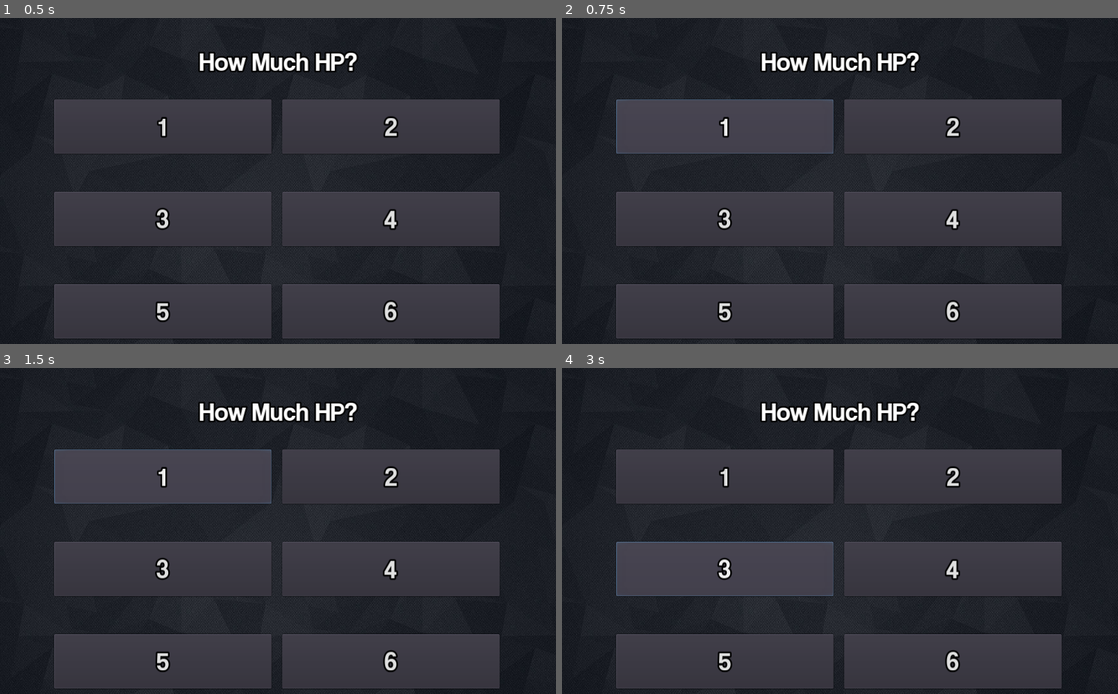
Above: before the commit, frames 1-4 (two rows, left to right).
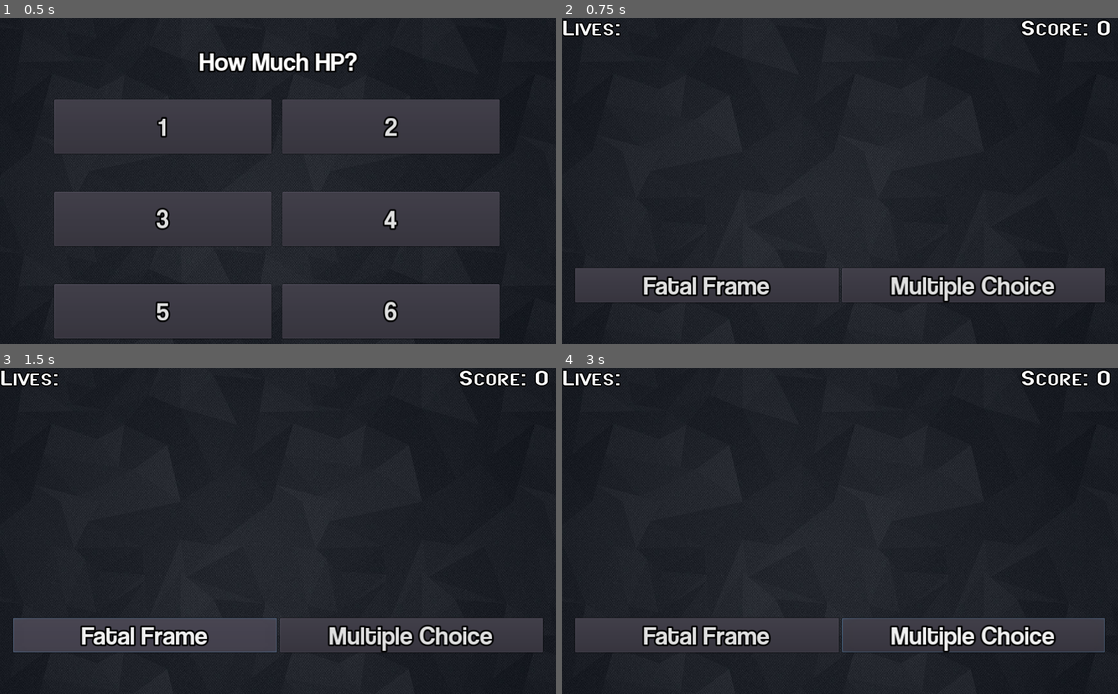
Above: after the commit, the same moments.

Repository: heavy-assault-kittens/fiesta
Game: Godot game, scene res://hp_screen.tscn
The game is run twice, just before and just after one commit, with the same random seed, the same clock (stepped at 60 frames per second) and the same inputs.
Inputs (mouse positions are in pixels of both pictures, inside the frame that each line leads up to):
- Up to frame 1 (0.5 s): no input
- Up to frame 2 (0.75 s): click "1" at 0.5 s
- Up to frame 3 (1.5 s): click "1" (after the commit: "Fatal Frame") at 1.25 s
- Up to frame 4 (3 s): click "2" (after the commit: "Multiple Choice") at 2 s; click (723, 570) at 2.75 s, where only the run before the commit has a clickable "3"

Frame 1 is identical in both runs. In frame 2, 34% of the frame differs, in the area x 0-100%, y 0-100%; in frame 3, 35%; in frame 4, 35%.
Error after the commit: Invalid set index 'set_text' (on base: 'null instance') with value of type 'String'. (res://Button.gd:6)

Commit message:
Connected the hp_screen to the main_menu

Diff:
--- a/godot/Button.gd
+++ b/godot/Button.gd
@@ -1,4 +1,6 @@
 extends Button
 
+
 func _on_Button_pressed():
-	pass
+	get_tree().change_scene("res://Main_Menu.tscn")
+	get_tree().get_root().get_node("Label").set_text = ("Lives: 1")
--- /dev/null
+++ b/godot/Button2.gd
@@ -0,0 +1,4 @@
+extends Button
+
+func _on_Button2_pressed():
+	get_tree().change_scene("res://Main_Menu.tscn")
--- /dev/null
+++ b/godot/Button3.gd
@@ -0,0 +1,4 @@
+extends Button
+
+func _on_Button3_pressed():
+	get_tree().change_scene("res://Main_Menu.tscn")
--- /dev/null
+++ b/godot/Button4.gd
@@ -0,0 +1,4 @@
+extends Button
+
+func _on_Button4_pressed():
+	get_tree().change_scene("res://Main_Menu.tscn")
--- /dev/null
+++ b/godot/Button5.gd
@@ -0,0 +1,4 @@
+extends Button
+
+func _on_Button5_pressed():
+	get_tree().change_scene("res://Main_Menu.tscn")
--- /dev/null
+++ b/godot/Button6.gd
@@ -0,0 +1,4 @@
+extends Button
+
+func _on_Button6_pressed():
+	get_tree().change_scene("res://Main_Menu.tscn")
--- a/godot/hp_screen.tscn
+++ b/godot/hp_screen.tscn
@@ -1,9 +1,14 @@
-[gd_scene load_steps=5 format=2]
+[gd_scene load_steps=10 format=2]
 
 [ext_resource path="res://HP_Screen.gd" type="Script" id=1]
 [ext_resource path="res://Images/Backdrop.jpg" type="Texture" id=2]
 [ext_resource path="res://DefaultTheme.tres" type="Theme" id=3]
 [ext_resource path="res://Button.gd" type="Script" id=4]
+[ext_resource path="res://Button2.gd" type="Script" id=5]
+[ext_resource path="res://Button3.gd" type="Script" id=6]
+[ext_resource path="res://Button4.gd" type="Script" id=7]
+[ext_resource path="res://Button5.gd" type="Script" id=8]
+[ext_resource path="res://Button6.gd" type="Script" id=9]
 
 [node name="Node" type="Node"]
 script = ExtResource( 1 )
@@ -38,6 +43,7 @@
 rect_min_size = Vector2( 400, 100 )
 theme = ExtResource( 3 )
 text = "2"
+script = ExtResource( 5 )
 
 [node name="Button3" type="Button" parent="GridContainer"]
 margin_top = 170.0
@@ -46,6 +52,7 @@
 rect_min_size = Vector2( 400, 100 )
 theme = ExtResource( 3 )
 text = "3"
+script = ExtResource( 6 )
 
 [node name="Button4" type="Button" parent="GridContainer"]
 margin_left = 420.0
@@ -55,6 +62,7 @@
 rect_min_size = Vector2( 400, 100 )
 theme = ExtResource( 3 )
 text = "4"
+script = ExtResource( 7 )
 
 [node name="Button5" type="Button" parent="GridContainer"]
 margin_top = 340.0
@@ -63,6 +71,7 @@
 rect_min_size = Vector2( 400, 100 )
 theme = ExtResource( 3 )
 text = "5"
+script = ExtResource( 8 )
 
 [node name="Button6" type="Button" parent="GridContainer"]
 margin_left = 420.0
@@ -72,6 +81,7 @@
 rect_min_size = Vector2( 400, 100 )
 theme = ExtResource( 3 )
 text = "6"
+script = ExtResource( 9 )
 
 [node name="Label" type="Label" parent="."]
 margin_left = 100.0
@@ -83,3 +93,8 @@
 align = 1
 valign = 1
 [connection signal="pressed" from="GridContainer/Button" to="GridContainer/Button" method="_on_Button_pressed"]
+[connection signal="pressed" from="GridContainer/Button2" to="GridContainer/Button2" method="_on_Button2_pressed"]
+[connection signal="pressed" from="GridContainer/Button3" to="GridContainer/Button3" method="_on_Button3_pressed"]
+[connection signal="pressed" from="GridContainer/Button4" to="GridContainer/Button4" method="_on_Button4_pressed"]
+[connection signal="pressed" from="GridContainer/Button5" to="GridContainer/Button5" method="_on_Button5_pressed"]
+[connection signal="pressed" from="GridContainer/Button6" to="GridContainer/Button6" method="_on_Button6_pressed"]
